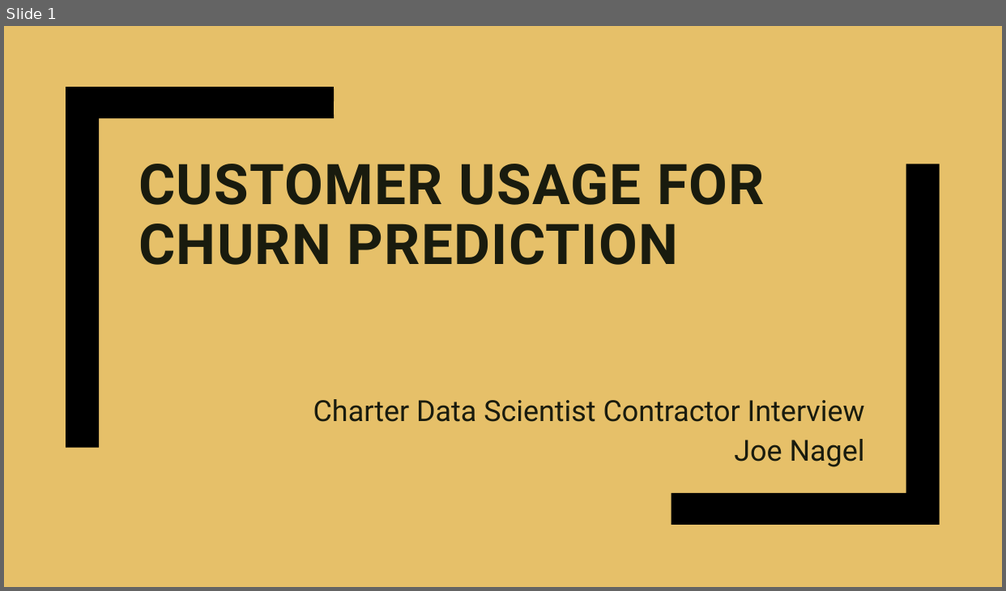
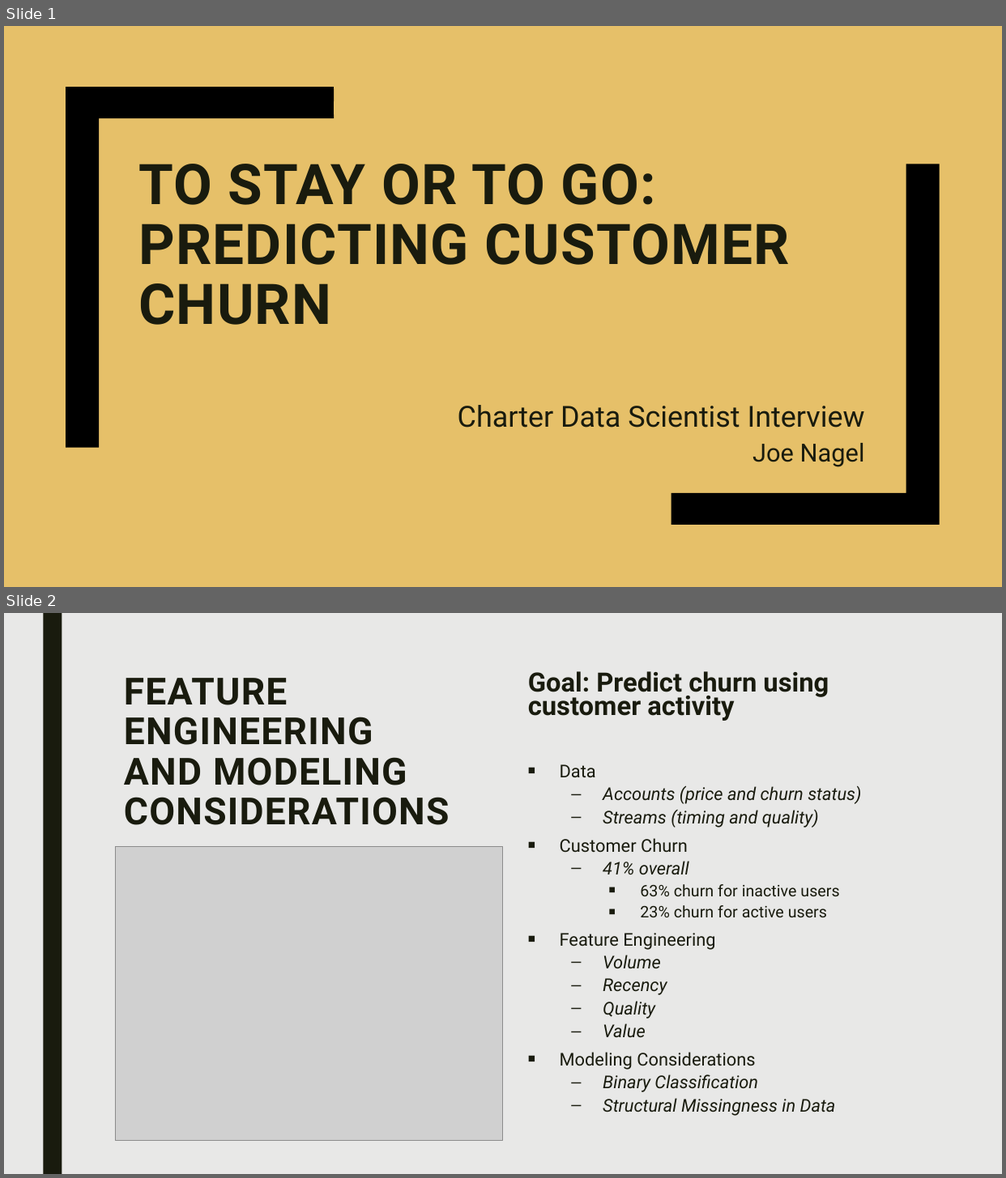
Before and after one commit to nageljo/CharterInterview, a slide deck: Presentation/presentation.pptx. Shown one above the other, each under a label of ours: slide 1 before the commit, slides 1 and 2 after it. The pictures are 1006x591 and 1006x1178 pixels, drawn with LibreOffice and Linux fonts; fonts in the diff are those of the drawing; grey boxes stand for pictures. Boxes give left, top, right and bottom in pixels: in the first picture for what was removed or moved away, otherwise in the second. Text is boxed around its words. In the diff, an @@ line names an element or a change of style, - is before the commit and + after.

```diff
--- a/Presentation/presentation.pptx
+++ b/Presentation/presentation.pptx
@@ slide 2 added at <box>4,613,1002,1174</box>, background #E8E8E7 @@
@@ rectangle added at <box>43,613,62,1174</box>, fill #191B0E @@
@@ title added at <box>124,678,450,825</box>, 36 pt, text #191B0E, bold @@
+FEATURE ENGINEERING AND MODELING CONSIDERATIONS
@@ text added at <box>528,671,861,1116</box>, 17 pt, text #191B0E @@
+Goal: Predict churn using customer activity
+■ Data
+  – Accounts (price and churn status)
+  – Streams (timing and quality)
+■ Customer Churn
+  – 41% overall
+    ■ 63% churn for inactive users
+    ■ 23% churn for active users
+■ Feature Engineering
+  – Volume
+  – Recency
+  – Quality
+  – Value
+■ Modeling Considerations
+  – Binary Classification
+  – Structural Missingness in Data
@@ picture added at <box>116,846,503,1141</box> @@
@@ slide 1 changed as well @@
@@ title at <box>138,164,790,325</box>: text changed @@
-CUSTOMER USAGE FOR CHURN PREDICTION
+TO STAY OR TO GO: PREDICTING CUSTOMER CHURN
@@ subtitle at <box>458,405,865,428</box>: text changed @@
-Charter Data Scientist Contractor Interview
+Charter Data Scientist Interview
@@ subtitle at <box>752,443,865,467</box>: size 28 to 24 pt in "Joe Nagel" @@
```
Also in this commit, not shown: 1 other slide changed, 1 other slide added, 2 slides removed, 1 other file.
